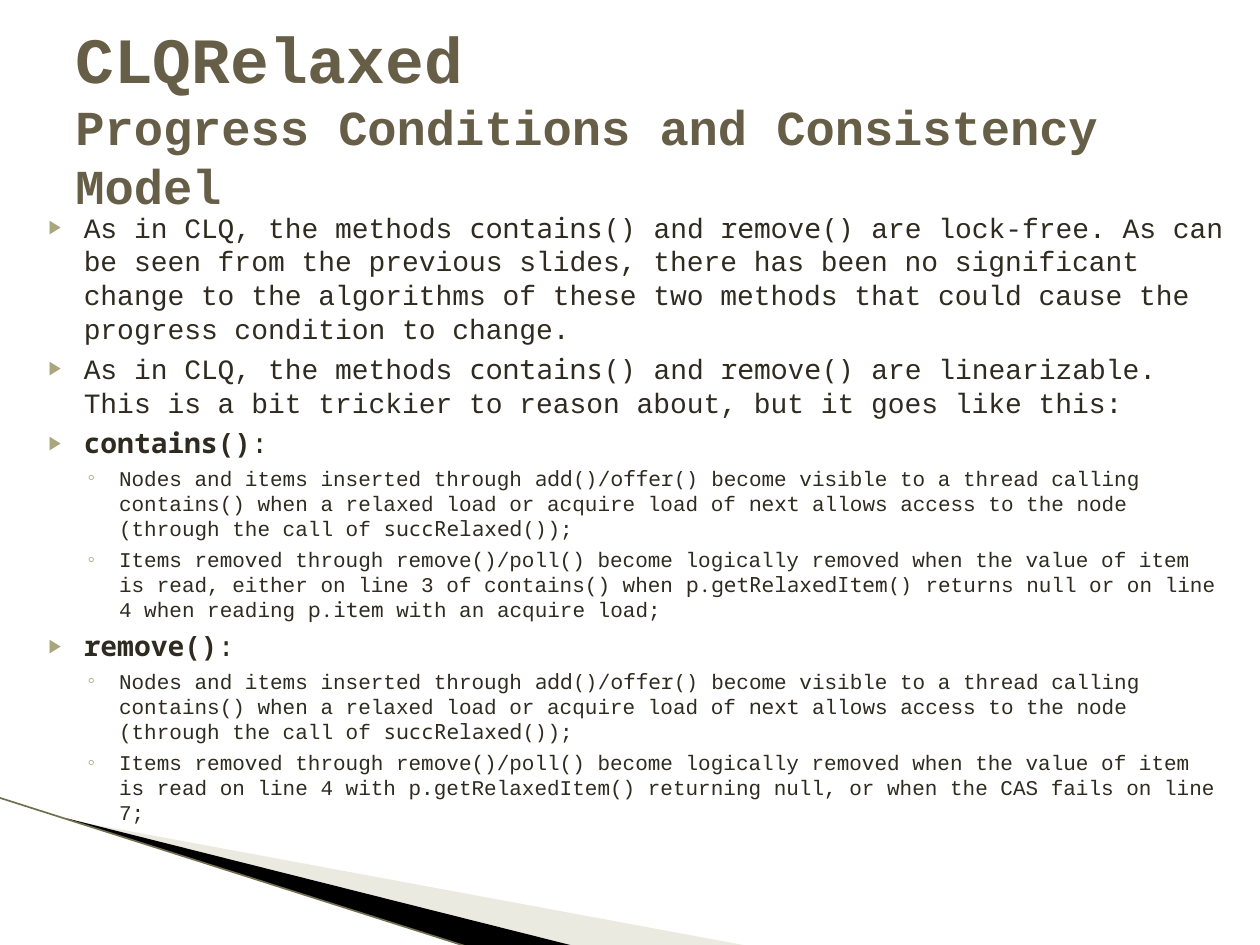
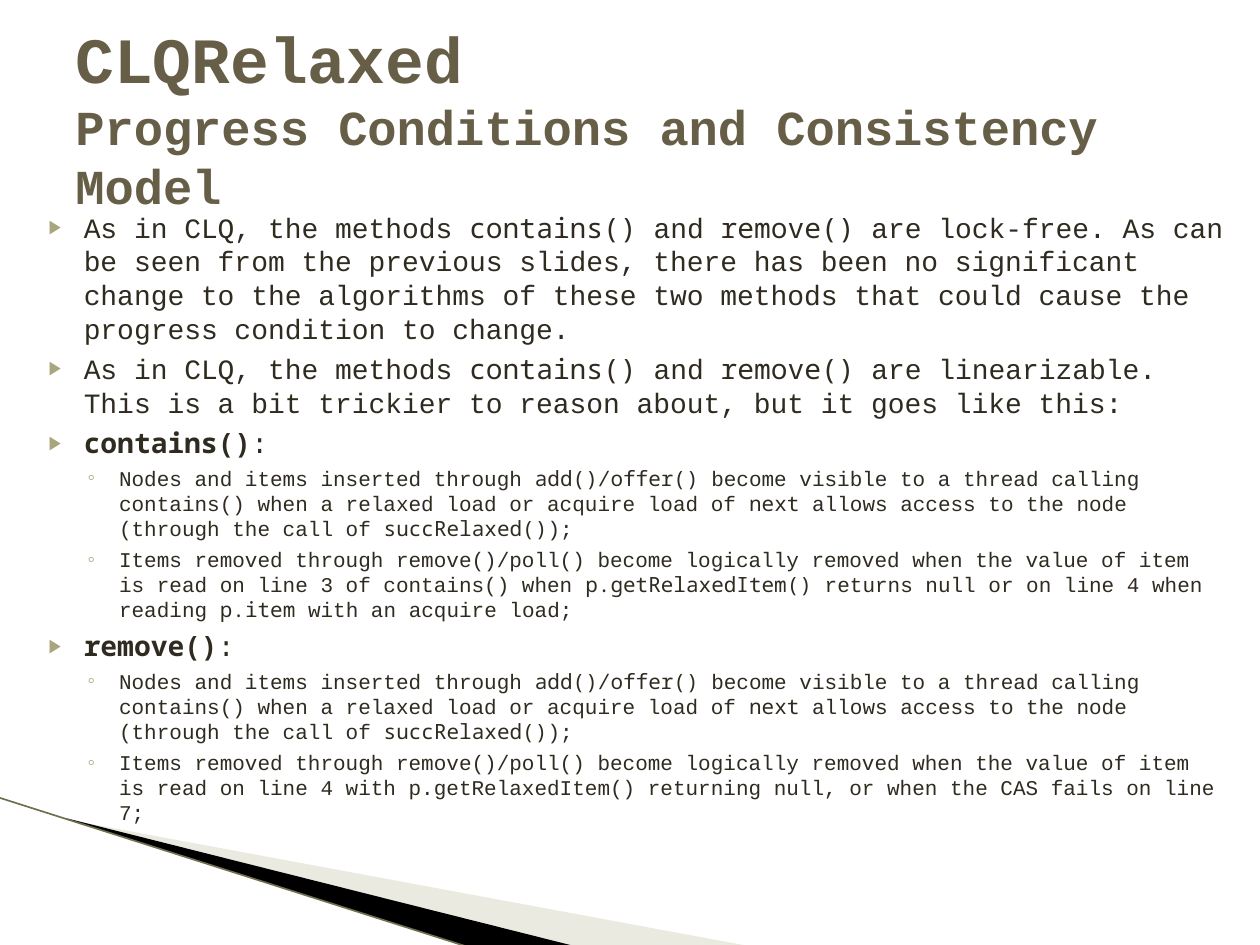
Before and after one commit to pramalhe/ConcurrencyFreaks, a slide deck: slide 15 of Presentations/ConcurrentLinkedQueueRelaxed.pptx. Drawn at 1260x945 pixels with LibreOffice and Linux fonts; fonts in the diff are those of the drawing; background and template pictures are left out. Boxes give left, top, right and bottom in pixels: in the first picture for what was removed or moved away, otherwise in the second. Text is boxed around its words. In the diff, an @@ line names an element or a change of style, - is before the commit and + after.

```diff
--- a/Presentations/ConcurrentLinkedQueueRelaxed.pptx
+++ b/Presentations/ConcurrentLinkedQueueRelaxed.pptx
@@ text at (119, 552, 1202, 622): text changed @@
-  ◦ Items removed through remove()/poll() become logically removed when the value of item is read, either on line 3 of contains() when p.getRelaxedItem() returns null or on line 4 when reading p.item with an acquire load;
+  ◦ Items removed through remove()/poll() become logically removed when the value of item is read on line 3 of contains() when p.getRelaxedItem() returns null or on line 4 when reading p.item with an acquire load;
```
Also in this commit, not shown: 4 other slides changed, 1 slide removed, 1 other file.
